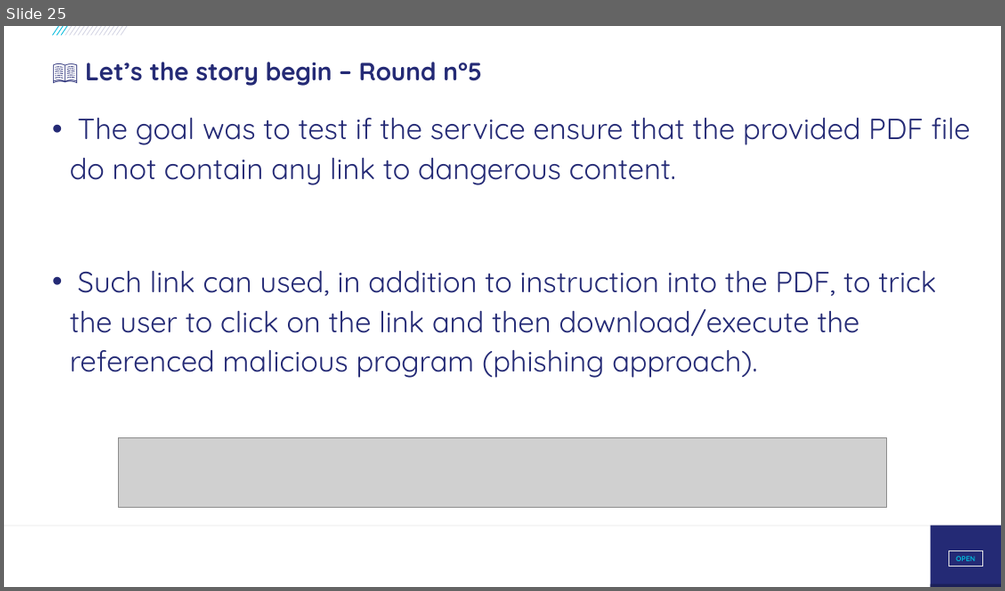
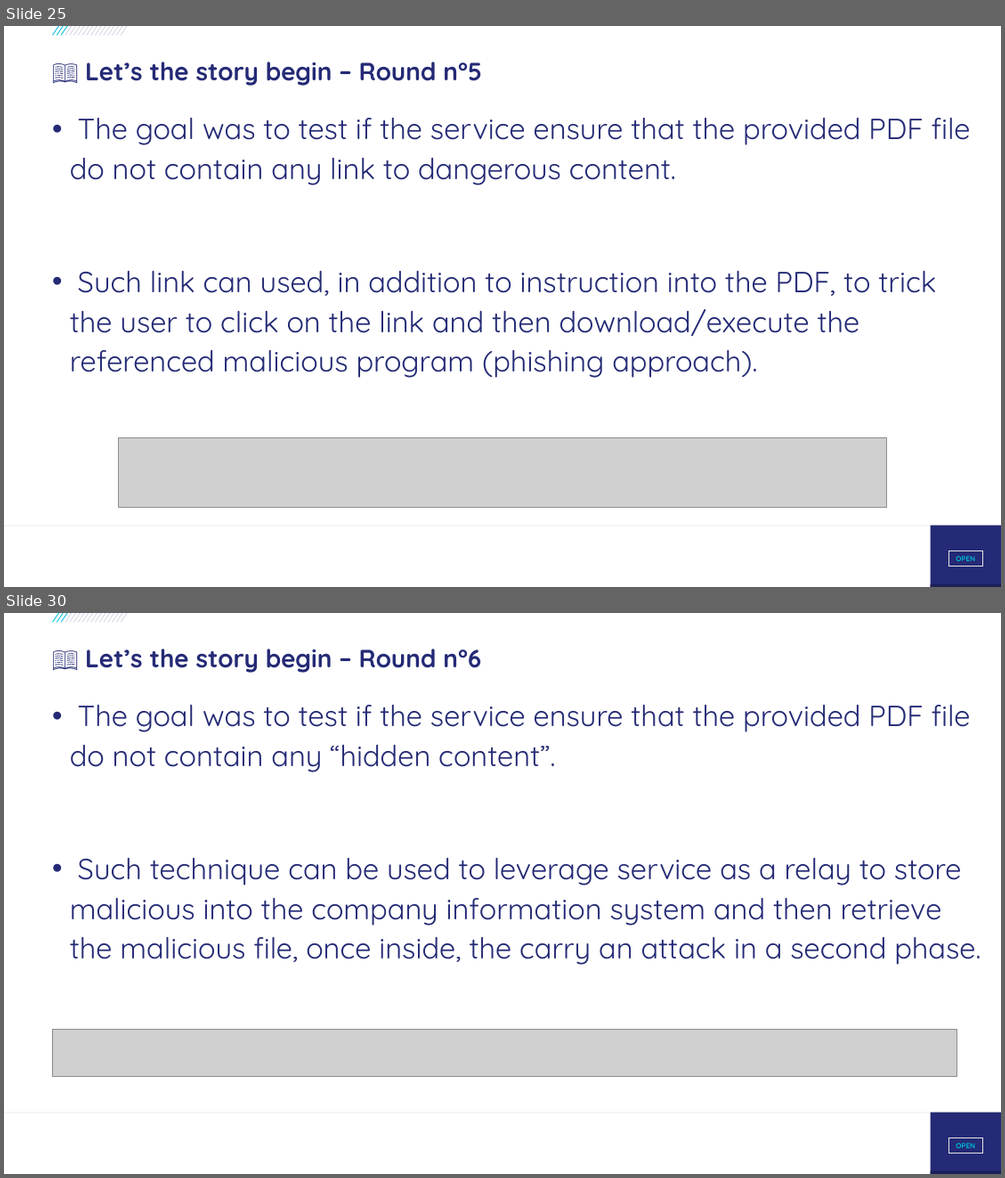
Before and after one commit to righettod/voxxeddays-lux-2026, a slide deck: presentation.pptx. Shown one above the other, each under a label of ours: slide 25 before the commit, slides 25 and 30 after it; the slides between them are not shown. The pictures are 1005x591 and 1005x1178 pixels, drawn with LibreOffice and Linux fonts; fonts in the diff are those of the drawing; grey boxes stand for pictures; background and template pictures are left out. Boxes give left, top, right and bottom in pixels: in the first picture for what was removed or moved away, otherwise in the second. Text is boxed around its words. In the diff, an @@ line names an element or a change of style, - is before the commit and + after.

```diff
--- a/presentation.pptx
+++ b/presentation.pptx
@@ slide 30 added at (4, 613, 1001, 1174), background #FFFFFF; not listed: 21 template elements that a slide beside it also shows @@
@@ title added at (85, 649, 481, 673), 24 pt, text #242A75, bold @@
+📖 Let’s the story begin – Round n°6
@@ text added at (70, 705, 980, 965), 28 pt, text #242A75 @@
+• The goal was to test if the service ensure that the provided PDF file do not contain any “hidden content”.
+• Such technique can be used to leverage service as a relay to store malicious into the company information system and then retrieve the malicious file, once inside, the carry an attack in a second phase.
@@ picture added at (52, 1030, 956, 1077) @@
```
Also in this commit, not shown: 2 slides changed, 4 other slides added, 4 other files.
